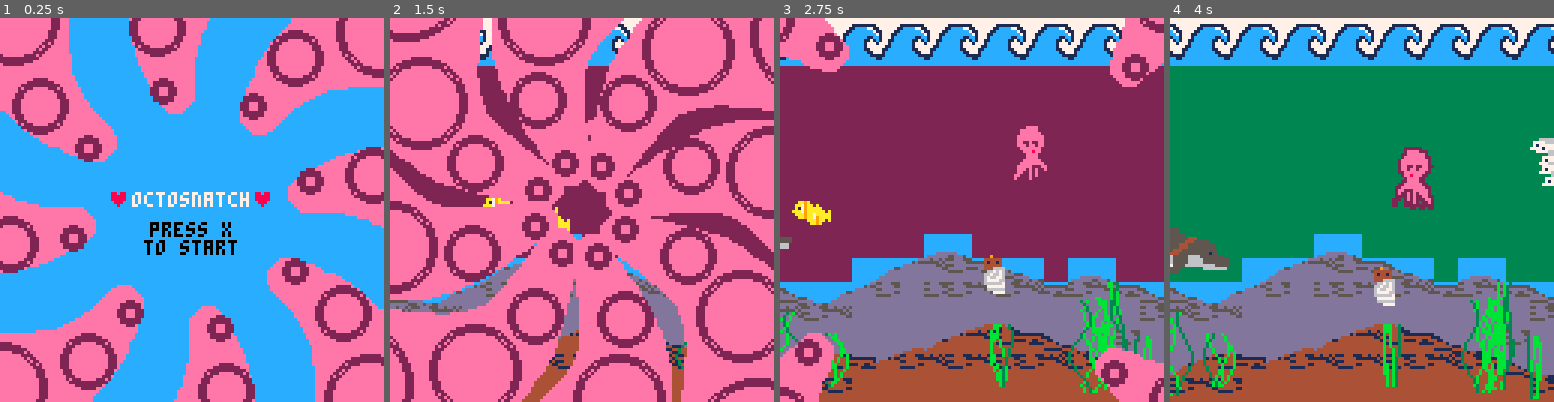
Above: before the commit, frames 1-4 (left to right).
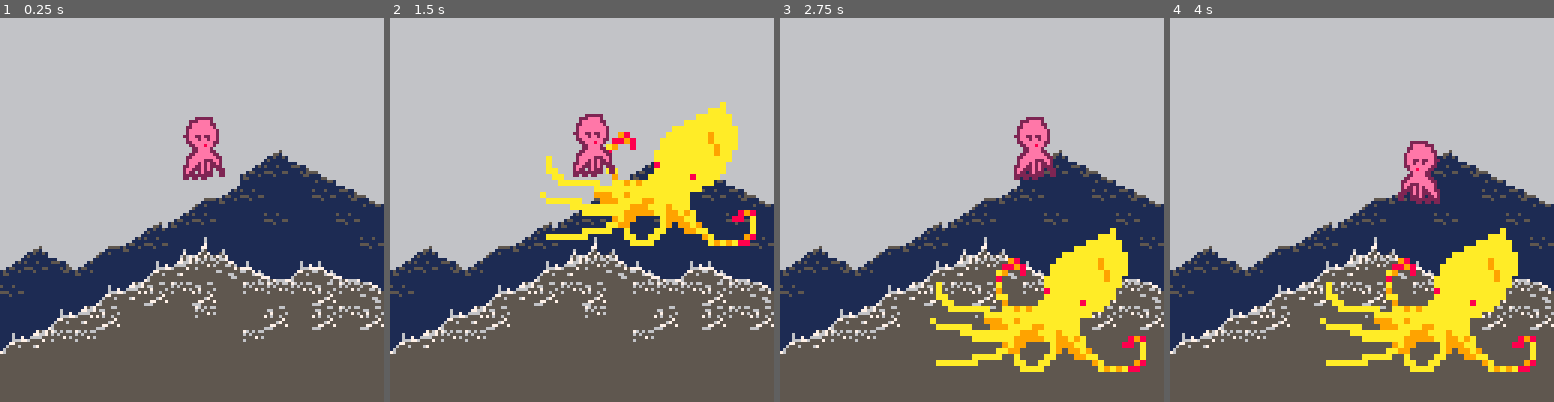
Above: after the commit, the same moments.

Repository: clavell/octosnatch
Game: PICO-8 cartridge octosnatch.p8
Same seed, same stepped clock (60 frames per second), same inputs: the game is played once before the commit and once after it.
Inputs:
- Up to frame 1 (0.25 s): no input
- Up to frame 2 (1.5 s): tap X (X key) at 0.33, 1.07 s; tap O (Z key) at 0.7 s
- Up to frame 3 (2.75 s): hold Right 1.6-2.1 s; tap O (Z key) at 1.7, 2.1, 2.5 s; tap X (X key) at 1.85 s; hold Right from 2.47 s (still down)
- Up to frame 4 (4 s): tap O (Z key) at 2.9, 3.3, 3.7 s; tap X (X key) at 2.97 s; release Right at 3.03 s; hold Left 3.08-3.58 s; hold Down 3.63-3.97 s

The runs differ from the first frame. In frame 1, 100% of the frame differs, in the area x 0-100%, y 0-100%; in frame 2, 99%; in frame 3, 98%; in frame 4, 98%.

Commit message:
Add squid

Diff:
--- a/octosnatch.p8
+++ b/octosnatch.p8
@@ -10,11 +10,13 @@
 	debug = false
 
 	gamestate = {}
-	gamestate.level = 0
-	gamestate.stage = 0
+	gamestate.level = 2
+	gamestate.stage = 1
 	gamestate.stage_clear = false
 	gamestate.total_num_stage = 2
-	music(10)
+	stage_data = {}
+	stage_data[1] = {babies = 1, dolph = 1, dolph_time = 2, dolph_speed = 0.4}
+	music(12)
 
 	type = {}
 	type.octo  = 1
@@ -22,6 +24,7 @@
 	type.plant = 3
 	type.fish  = 4
 	type.baby  = 5
+	type.squid  = 6
 	actors = {}
 
 	timer = 0
@@ -99,9 +102,32 @@
 
 	dolph = make_actor(type.dolph,-64,64,8*5,8*2,true)
 	dolph.delta = 4	-- for animation
-	dolph.enabled = true
 	dolph.speed = 0.4
 	dolphcue(dolph.x, dolph.y, 0.4)
+
+	squid = make_actor(type.squid, 46, -64, 8*5, 8*3, false)
+	squid.speed = 2
+	-- display state
+	squidstate = {}
+	squidstate.close    = 1
+	squidstate.halfclose= 2
+	squidstate.open     = 3
+	squidstate.charge   = 4
+	squidstate.launch   = 5
+	squid.state = squidstate.close
+	-- behaviour
+	squidmood = {}
+	squidmood.intro 	= 1
+	squidmood.flex 		= 2
+	squidmood.open 		= 3
+	squidmood.dashright = 4
+	squidmood.dashleft 	= 5
+	squidmood.dying 	= 6
+	squid.mood = squidmood.intro
+	-- critical screen points
+	squidpoints = {}
+	squidpoints.left = {x=12,y=70}
+	squidpoints.right = {x=46,y=70}
 
 	fishcreate(3 * 10,8)
 	fishdict = {} -- fishtype, sprite coordinate
@@ -138,12 +164,14 @@
 	a.w=w
 	a.h=h
 	a.refl=r
+	a.enabled=true
 	add(actors,a)
 	return a
 end
 
 function babycreate(n, level, stage)
 	babies={}
+	saved_babies={}
 	for i=1,n do
 		-- spawn babies roughly in the middle
 		baby = make_actor(type.baby, (stage*128) + 50 + rnd(28), (level-1)*128 + 60 + rnd(28),7,8*2,false)
@@ -263,31 +291,41 @@
 				if(not(baby.snatched)) then
 					prev_baby_saved = baby.saved
 					collide(satchel_hit_zone, baby)
+					-- fresh baby save
 					if (not(prev_baby_saved) and baby.saved) then
 						sfx(6)
+						add(saved_babies, baby)
 						dolph.speed = 0.6
 					end
 				end
 			end
 
-			-- check if dolphin is past
+			-- check if dolphin is offscreen right
 			if (dolph.x > maincamera.rightedge) then
 				sfx(0)
 				dolph.enabled = false
 				gamestate.stage_clear = true
 				gamestate.stage += 1
 				maincamera.fixed = false
-				maincamera.rightedge = 128 + (128 * gamestate.stage)
-				-- spawn some more babies to the right
+				maincamera.rightedge = (128 * gamestate.stage)
+
+				-- clear saved babies, spawn more babies to the right
+				for b in all(saved_babies) do
+					b.x = -1024
+					b.y = -1024
+				end
 			end
 		else -- stage is clear but camera is moving
 			maincamera.leftedge = max(maincamera.leftedge, maincamera.x)
-			-- cue player to go right
-			if (maincamera.x >= (128 * gamestate.stage)) then
+
+			-- TODO: cue player to go right
+
+			-- player has entered next stage
+			if (maincamera.x >= (128 * (gamestate.stage - 1))) then
 				sfx(1)
 				maincamera.fixed = true
 				gamestate.stage_clear = false
-				maincamera.leftedge = 128 * gamestate.stage
+				maincamera.leftedge = 128 * (gamestate.stage - 1)
 				dolphcue(maincamera.leftedge - 64, 64 + rnd(32), 0.4)
 			end
 		end
@@ -309,6 +347,7 @@
 
  		prev_octostate=octo.octostate
 		octomove()
+		squidmove()
 		if(prev_octostate==octostate.snatch and octo.octostate==octostate.hold) then
 			snatch_collisions()
 		end
@@ -356,6 +395,8 @@
 		--everything that scrolls
 		camera(maincamera.x,0)
 		map(0, 16, 0, 0, 16*1, 16)
+
+		squidsplay()
 		octosplay()
 
 		if (console.on) then
@@ -579,6 +620,7 @@
 
 -- baby
 function babysplay(baby)
+	if(not(baby.enabled)) then return end
 	pal(15, baby.skin)
 	pal(10, baby.hair)
 
@@ -616,6 +658,81 @@
 		 end
 		end
 	end
+end
+
+function squidhead(x,y)
+	sspr(3*8, 9*8, 2*8, 2*8, x, y, 2*2*8, 2*2*8, squid.refl)
+end
+
+function squidchargehead(x,y)
+	sspr(3*8 - 4, 9*8, 2*8, 2*(8+1), x, y, 2*2*8, 2*2*(8+1), squid.refl)
+end
+
+function squidclose()
+	if (squid.refl) then
+		squidhead(squid.x, squid.y)
+		sspr(0, 9*8, 3*8, 3*8, squid.x + 2*2*8, squid.y, 2*3*8, 2*3*8, squid.refl)
+		sspr(3*8, 11*8, 2*8, 1*8, squid.x, squid.y + 2*2*8, 2*2*8, 2*1*8, squid.refl)
+	else
+		squidhead(squid.x + 2*3*8, squid.y)
+		sspr(0, 9*8, 3*8, 3*8, squid.x,squid.y, 2*3*8, 2*3*8, squid.refl)
+		sspr(3*8, 11*8, 2*8, 1*8, squid.x + 2*3*8, squid.y + 2*2*8, 2*2*8, 2*1*8, squid.refl)
+	end
+end
+
+function squidhalfclose()
+	if (squid.refl) then
+		squidhead(squid.x, squid.y)
+		sspr(5*8, 9*8, 3*8, 3*8, squid.x + 2*2*8, squid.y, 2*3*8, 2*3*8, squid.refl)
+		sspr(8*8, 9*8, 2*8, 1*8, squid.x, squid.y + 2*2*8, 2*2*8, 2*1*8, squid.refl)
+	else
+		squidhead(squid.x + 2*3*8, squid.y)
+		sspr(5*8, 9*8, 3*8, 3*8, squid.x,squid.y, 2*3*8, 2*3*8, squid.refl)
+		sspr(8*8, 9*8, 2*8, 1*8, squid.x + 2*3*8, squid.y + 2*2*8, 2*2*8, 2*1*8, squid.refl)
+	end
+end
+
+function squidopen()
+	if (squid.refl) then
+		squidhead(squid.x, squid.y)
+		sspr(10*8, 9*8, 3*8, 3*8, squid.x + 2*2*8, squid.y, 2*3*8, 2*3*8, squid.refl)
+		sspr(8*8, 10*8, 2*8, 1*8, squid.x, squid.y + 2*2*8, 2*2*8, 2*1*8, squid.refl)
+	else
+		squidhead(squid.x + 2*3*8, squid.y)
+		sspr(10*8, 9*8, 3*8, 3*8, squid.x,squid.y, 2*3*8, 2*3*8, squid.refl)
+		sspr(8*8, 10*8, 2*8, 1*8, squid.x + 2*3*8, squid.y + 2*2*8, 2*2*8, 2*1*8, squid.refl)
+	end
+end
+
+function squidcharge()
+	if (squid.refl) then
+		squidchargehead(squid.x, squid.y - 2)
+		sspr(13*8, 9*8, 3*8, 2*8, squid.x + 2*2*8, squid.y + 2*1*8, 2*3*8, 2*2*8, squid.refl)
+		sspr(8*8, 11*8, 1*8, 1*8, squid.x + 2*1*8, squid.y + 2*2*8, 2*1*8, 2*1*8, squid.refl)
+	else
+		squidchargehead(squid.x + 2*3*8, squid.y - 2)
+		sspr(13*8, 9*8, 3*8, 2*8, squid.x,squid.y + 2*1*8, 2*3*8, 2*2*8, squid.refl)
+		sspr(8*8, 11*8, 1*8, 1*8, squid.x + 2*3*8, squid.y + 2*2*8, 2*1*8, 2*1*8, squid.refl)
+	end
+end
+
+function squidlaunch()
+	o = {x=12,y=6}
+	if (squid.refl) then
+		squidchargehead(squid.x + 2, squid.y + 5 - o.y)
+		sspr(0, 12*8, 3*8, 2*8, squid.x + 2*1*8, squid.y + 2*2*8 - o.y, 2*3*8, 2*2*8, squid.refl)
+	else
+		squidchargehead(squid.x + 2*2*8 - 1 + o.x, squid.y + 5 - o.y)
+		sspr(0, 12*8, 3*8, 2*8, squid.x + o.x, squid.y + 2*2*8 - o.y, 2*3*8, 2*2*8, squid.refl)
+	end
+end
+
+function squidsplay()
+	if (squid.state == squidstate.close) then squidclose() end
+	if (squid.state == squidstate.halfclose) then squidhalfclose() end
+	if (squid.state == squidstate.open) then squidopen() end
+	if (squid.state == squidstate.charge) then squidcharge() end
+	if (squid.state == squidstate.launch) then squidlaunch() end
 end
 
 --fishes
@@ -793,6 +910,7 @@
 
 -- baby
 function babymove(baby)
+	if(not(baby.enabled)) then return end
 	snatch_hit_zone = {x=octo.x+2, y=octo.y+16, w=10, h=6}
 	satchel_hit_zone = {x=dolph.x+16, y=dolph.y+6, w=10, h=8, type=type.dolph}
 
@@ -824,6 +942,17 @@
 		baby.x+=baby.vx
 
 		checkedges(baby)
+	end
+end
+
+--squid
+function squidmove()
+	if (squid.mood == squidmood.intro) then
+		squid.y += squid.speed
+		if (squid.y >= squidpoints.right.y) then
+			squid.y = squidpoints.right.y
+			squid.mood = squidmood.flex
+		end
 	end
 end
 
Not shown, changed: art.png
Not shown, changed: art.psd
